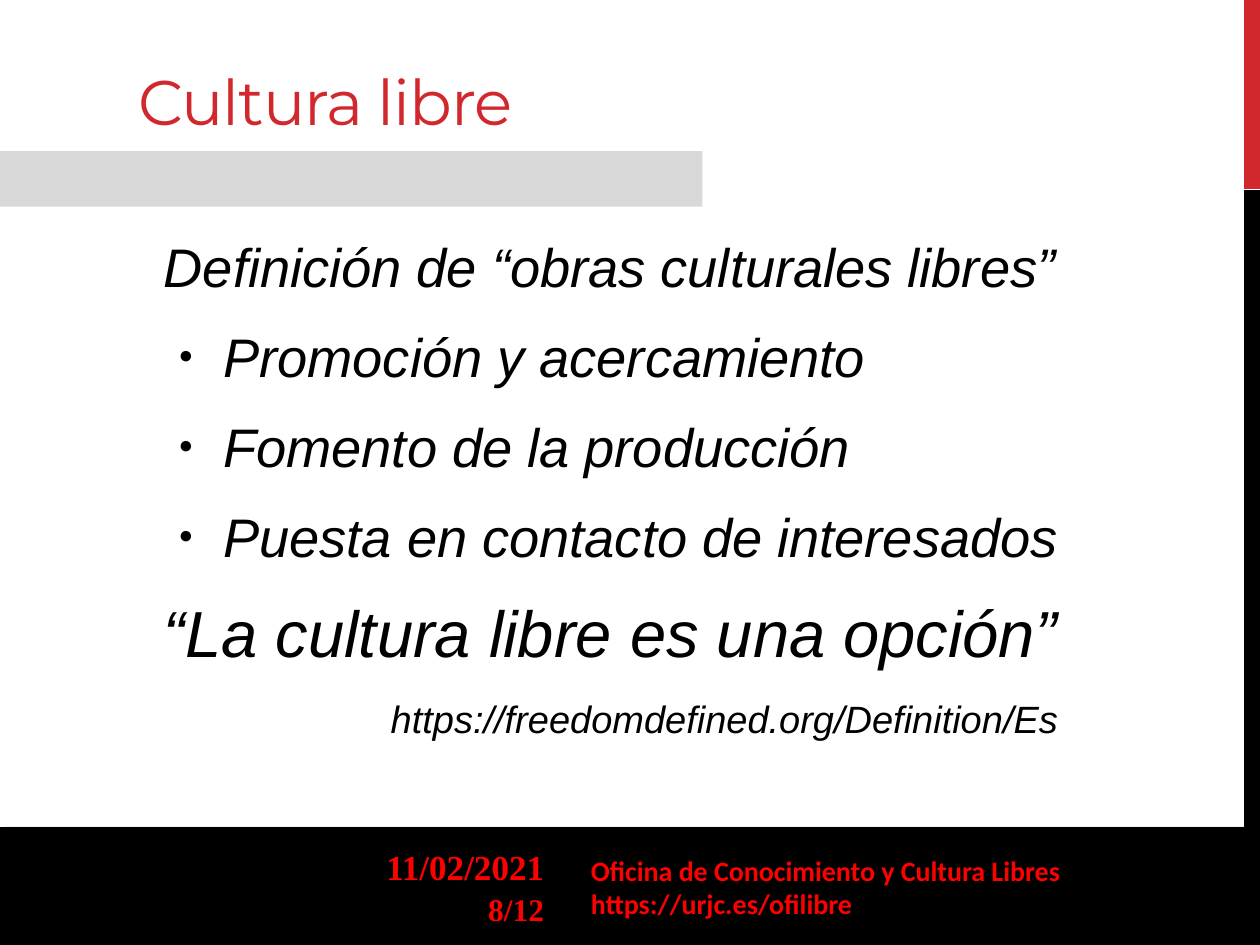
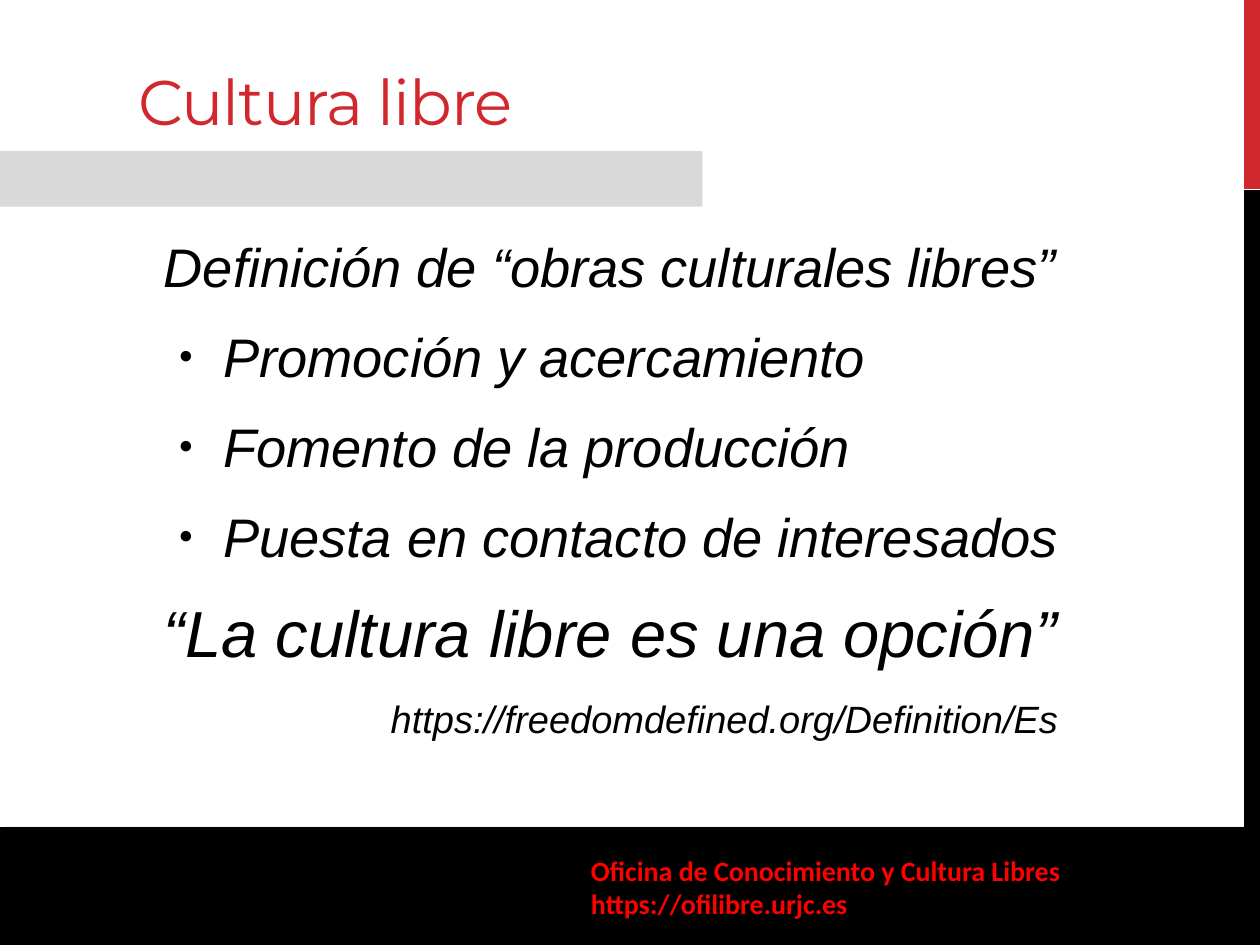
Before and after one commit to gabrielIzquierdo/OfiLibreGabri.github.io, a slide deck: slide 8 of static/transpas/ofilibre/Ofilibre-presentacion.odp. Drawn at 1260x945 pixels with LibreOffice and Linux fonts; fonts in the diff are those of the drawing; background and template pictures are left out. Boxes give left, top, right and bottom in pixels: in the first picture for what was removed or moved away, otherwise in the second. Text is boxed around its words. In the diff, an @@ line names an element or a change of style, - is before the commit and + after.

```diff
--- a/static/transpas/ofilibre/Ofilibre-presentacion.odp
+++ b/static/transpas/ofilibre/Ofilibre-presentacion.odp
@@ text removed at box(386, 856, 544, 881) @@
-11/02/2021
@@ text at box(591, 894, 848, 919): text changed @@
-https://urjc.es/ofilibre
+https://ofilibre.urjc.es
@@ page number removed at box(488, 900, 544, 922) @@
-8/12
```
Also in this commit, not shown: 11 other slides changed, 1 slide added, 1 other file.
